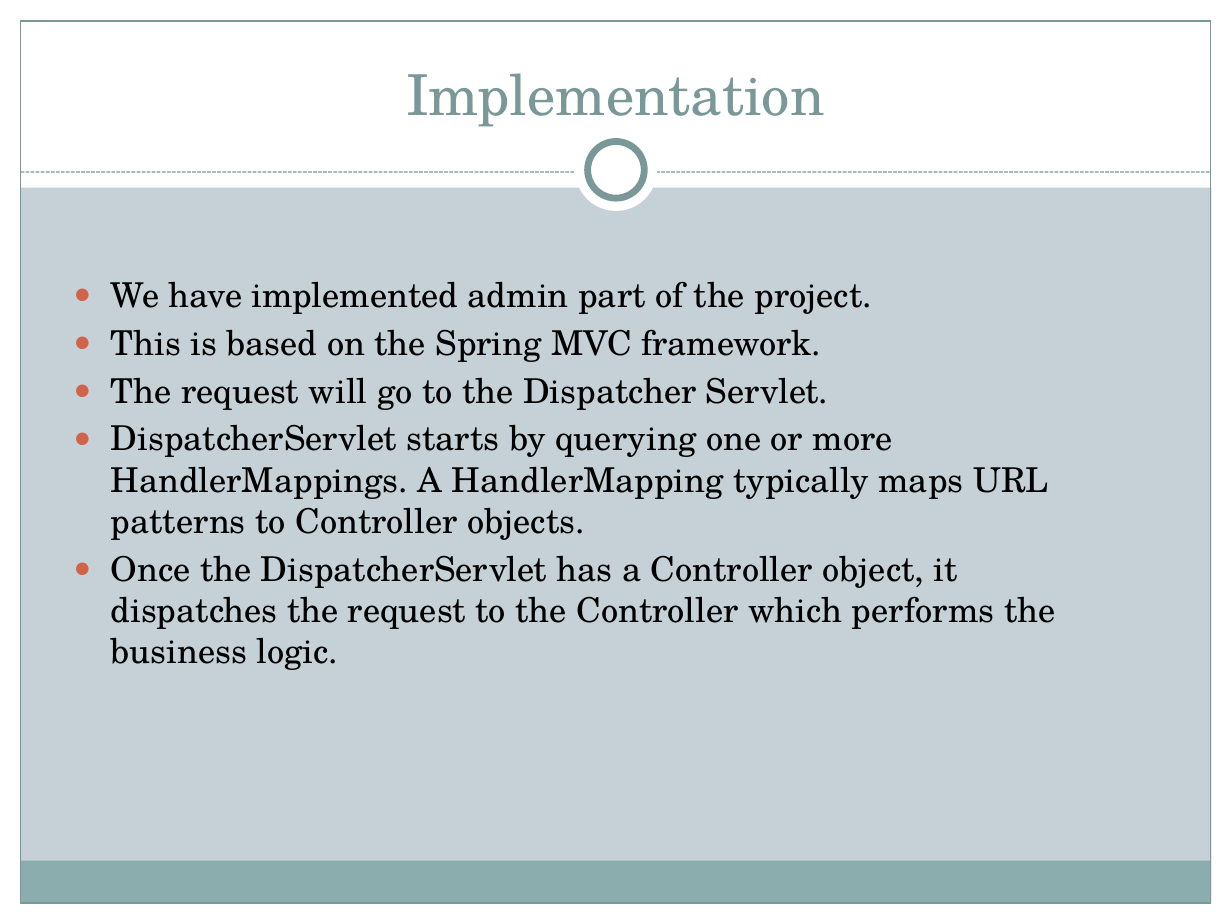
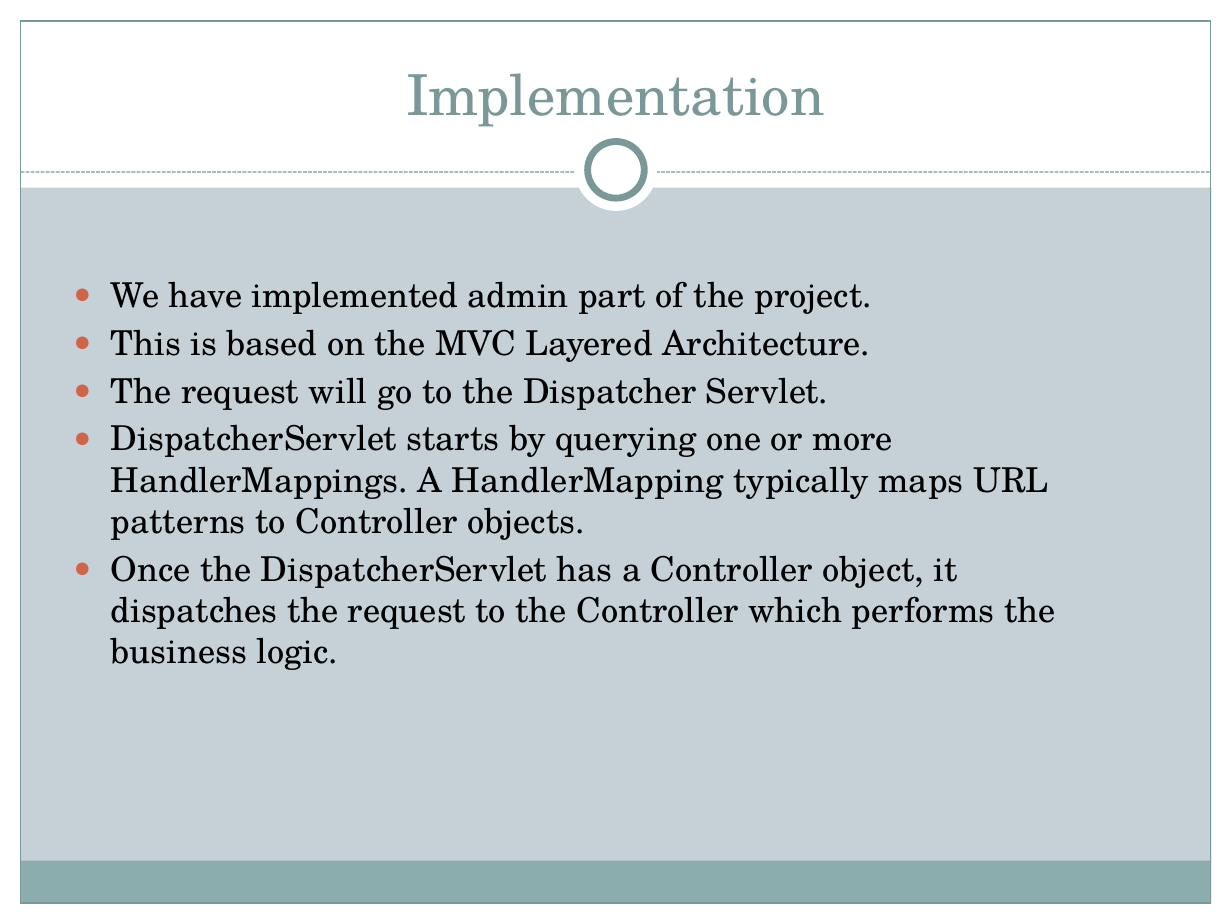
Before and after one commit to VeenaYeshala/PLP-project, a slide deck: slide 12 of HotelManagementBookingSystem_ppt.pptx. Drawn at 1232x924 pixels with LibreOffice and Linux fonts; fonts in the diff are those of the drawing. Boxes give left, top, right and bottom in pixels: in the first picture for what was removed or moved away, otherwise in the second. Text is boxed around its words. In the diff, an @@ line names an element or a change of style, - is before the commit and + after.

```diff
--- a/HotelManagementBookingSystem_ppt.pptx
+++ b/HotelManagementBookingSystem_ppt.pptx
@@ text at [111,329,870,362]: text changed @@
-● This is based on the Spring MVC framework.
+● This is based on the MVC Layered Architecture.
```
Also in this commit, not shown: 5 other slides changed, 10 slides added, 13 slides removed.
